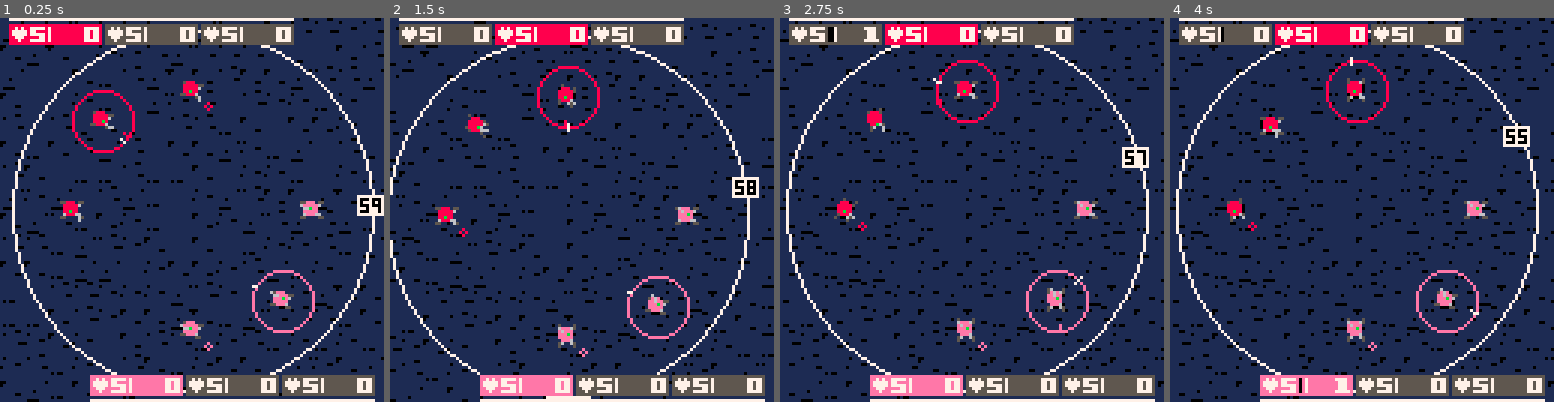
Above: before the commit, frames 1-4 (left to right).
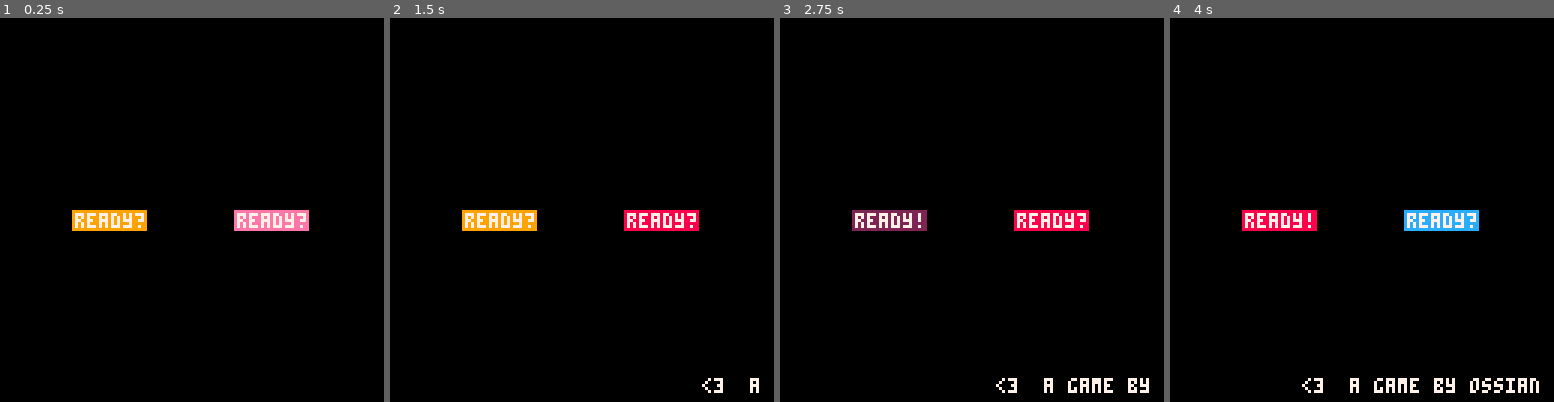
Above: after the commit, the same moments.

Repository: catnipped/pico1
Game: PICO-8 cartridge pico1.p8
Same seed, same stepped clock (60 frames per second), same inputs: the game is played once before the commit and once after it.
Inputs:
- Up to frame 1 (0.25 s): no input
- Up to frame 2 (1.5 s): tap X (X key) at 0.33, 1.07 s; tap O (Z key) at 0.7 s
- Up to frame 3 (2.75 s): hold Right 1.6-2.1 s; hold P2 Left 1.6-2.1 s; tap O (Z key) at 1.7, 2.1, 2.5 s; tap X (X key) at 1.85 s; hold Up 2.15-2.42 s; hold P2 Down 2.15-2.42 s; hold Right from 2.47 s (still down); hold P2 Left from 2.47 s (still down)
- Up to frame 4 (4 s): tap O (Z key) at 2.9, 3.3, 3.7 s; tap X (X key) at 2.97 s; release Right at 3.03 s; release P2 Left at 3.03 s; hold Left 3.08-3.58 s; hold P2 Right 3.08-3.58 s; hold Down 3.63-3.97 s; hold P2 Up 3.63-3.97 s

The runs differ from the first frame. In frame 1, 95% of the frame differs, in the area x 0-100%, y 0-100%; in frame 2, 95%; in frame 3, 94%; in frame 4, 94%.

Commit message:
start screen!

Diff:
--- a/pico1.p8
+++ b/pico1.p8
@@ -2,12 +2,19 @@
 version 5
 __lua__
 
+credits = {}
+credits.s = "                                   <3  a game by ossian boren. <3  super special thanks to: erik svedang, peter bjorklund, anna elwing. <3"
+credits.p = 1
+game_start = false
+start_counter = 30
+end_counter = 90
 deadzone = 0.01
 playercolors = {2,3,4,8,9,12,13,14}
+numberofcolors = 8
 center = {}
 center.x = 64
 center.y = 64
-arena = 60
+arena = 65
 sprite = 8
 maintimer = 60 * 30
 freeze = 0
@@ -19,6 +26,8 @@
 car = {}
 
 p1 = {}
+p1.ready = false
+p1.wins = 0
 p1.nr = 1
 p1.clr = 3
 p1.x = 0
@@ -29,6 +38,8 @@
 p1.guage = 5
 
 p2 = {}
+p2.ready = false
+p2.wins = 0
 p2.nr = 2
 p2.clr = 14
 p2.x = 0
@@ -520,24 +531,27 @@
   if p.guage > 5 then p.guage = 5 end
 end
 
-function _init()
-  cls()
-  function randomizeclr()
-    p1.clr = playercolors[flr(rnd(8)+1)]
-    del(playercolors,p1.clr)
-    p2.clr = playercolors[flr(rnd(7)+1)]
-  end
-  randomizeclr()
-
-  --generate background
-  for x=0,24,1 do
-    for y=0,24,1 do
-      mset(x,y,flr(rnd(6)+1))
-    end
-  end
-  --
-
-  --initiate cars
+function drawshield(x,y,p)
+  if p.guage >= 1 then
+    line(x,y,x+(94*(p.guage/5)),y,7)
+    if p.guage < 2.5 then line(x,y,x+(94*(p.guage/5)),y,10) end
+    for c = 1*p.nr,3*p.nr do
+      if car[c].shield == true and every(2,4) == true then
+        line(x,y,x+(94*(p.guage/5)),y,11)
+      end
+    end
+  elseif p.guage < 1 and every(2,3) == true then
+    line(x,y,x+(94*(p.guage/5)),y,7)
+  end
+end
+
+function randomizeclr(plr)
+  plr.clr = playercolors[flr(rnd(numberofcolors)+1)]
+  del(playercolors,plr.clr)
+  numberofcolors -= 1
+end
+
+function initiate_cars()
   for x=1,3 do
     carspawn(x,p1)
   end
@@ -567,12 +581,14 @@
 
   car[1].active = true
   car[4].active = true
-
-
-  --
-end
-
-function _update()
+end
+
+function _init()
+  cls()
+end
+
+function game_update()
+  if start_counter > 0 then start_counter -= 1 end
   if freeze > 0 then
     freeze -= 1
     return
@@ -583,38 +599,39 @@
     frames = 0
   end
 
-  --controls
-  for x = 1,3 do
-    control_active(car[x],p1)
-  end
-
-  for x = 4,6 do
-    control_active(car[x],p2)
-  end
-
-  if btnp(4,0) then
-    switch(p1)
-  end
-
-  if btnp(4,1) then
-    switch(p2)
-  end
-
-  if btn(5,0) and btn(4,0) then
-    brake(p1)
-  end
-
-  if btn(5,1) and btn(4,1) then
-    brake(p2)
-  end
-
-  current_car(p1)
-  current_car(p2)
-
-  --camera
-  cam.x = lerp(cam.x, lerp(64,lerp(p1.x,p2.x,0.5),0.5)-64, 0.05)
-  cam.y = lerp(cam.y, lerp(64,lerp(p1.y,p2.y,0.5),0.5)-64, 0.05)
-
+  if start_counter == 0 then
+    --controls
+    for x = 1,3 do
+      control_active(car[x],p1)
+    end
+
+    for x = 4,6 do
+      control_active(car[x],p2)
+    end
+
+    if btnp(4,0) then
+      switch(p1)
+    end
+
+    if btnp(4,1) then
+      switch(p2)
+    end
+
+    if btn(5,0) and btn(4,0) then
+      brake(p1)
+    end
+
+    if btn(5,1) and btn(4,1) then
+      brake(p2)
+    end
+
+    current_car(p1)
+    current_car(p2)
+
+    --camera
+    cam.x = lerp(cam.x, lerp(64,lerp(p1.x,p2.x,0.5),0.5)-64, 0.05)
+    cam.y = lerp(cam.y, lerp(64,lerp(p1.y,p2.y,0.5),0.5)-64, 0.05)
+  end
   --turret
   for x = 1,3 do
     turret(car[x],4,6)
@@ -661,7 +678,7 @@
     elseif car[x].hp < 2 then car[x].status = "danger" end
   end
   -- sudden death
-  maintimer -= 1
+  if start_counter == 0 then maintimer -= 1 end
   if arena > 25 then
     if maintimer <= 0 then arena -= 0.03 end
   end
@@ -676,24 +693,27 @@
   end
   if p2.deathcount == 3 then p1.winner = true end
   p2.deathcount = 0
-end
-
-function drawshield(x,y,p)
-  if p.guage >= 1 then
-    line(x,y,x+(94*(p.guage/5)),y,7)
-    if p.guage < 2.5 then line(x,y,x+(94*(p.guage/5)),y,10) end
-    for c = 1*p.nr,3*p.nr do
-      if car[c].shield == true and every(2,4) == true then
-        line(x,y,x+(94*(p.guage/5)),y,11)
-      end
-    end
-  elseif p.guage < 1 and every(2,3) == true then
-    line(x,y,x+(94*(p.guage/5)),y,7)
-  end
-end
-
-function _draw()
-  cls()
+  if p1.winner == true or p2.winner == true then end_counter -= 1 end
+  if end_counter < 0 then
+    if p1.winner == true then
+      p1.wins += 1
+      p2.ready = false
+      p2.wins = 0
+      add(playercolors,p2.clr)
+    end
+    if p2.winner == true then
+      p2.wins += 1
+      p1.ready = false
+      p1.wins = 0
+      add(playercolors,p1.clr)
+    end
+    game_start = false
+  end
+end
+
+
+function game_draw()
+
   map(0,0,-32,-32,24,24)
 
   for x=1,6 do
@@ -728,7 +748,7 @@
   drawshield(cam.x+3,cam.y,p1)
   drawshield(cam.x+30,cam.y+127,p2)
 
-  if maintimer >= 0 then
+  if maintimer >= 0 and start_counter == 0 then
     local x = center.x+arena*sin(maintimer/1800-0.25)
     local y = center.y+arena*cos(maintimer/1800-0.25)
 
@@ -758,6 +778,95 @@
     spr(86,cam.x+52,cam.y+y,5,1)
   end
 
+  if start_counter > 0 then spr(70+(start_counter/30),center.x-3,center.y-3) end
+end
+
+function _update()
+  if game_start == false then
+    if btnp(4,0) == true then
+      p1.ready = true
+      randomizeclr(p1)
+    end
+    if btnp(4,1) == true then
+       p2.ready = true
+       randomizeclr(p2)
+    end
+    if p1.ready == true and btnp(5,0) == true then
+      p1.ready = false
+      p1.wins = 0
+      add(playercolors,p1.clr)
+      numberofcolors += 1
+      start_counter = 30
+    end
+    if p2.ready == true and btnp(5,1) == true then
+      p2.ready = false
+      p2.wins = 0
+      add(playercolors,p2.clr)
+      numberofcolors += 1
+      start_counter = 30
+    end
+    if p1.ready == true and p2.ready == true then
+      start_counter -= 1
+      if start_counter == 0 then
+        game_start = true
+        start_counter = 90
+        --generate background
+        for x=0,24,1 do
+          for y=0,24,1 do
+            mset(x,y,flr(rnd(6)+1))
+          end
+        end
+        initiate_cars()
+      end
+    end
+  end
+  if game_start == true then
+    game_update()
+  end
+end
+
+function title_draw()
+  camera(0,0)
+  if p1.ready == false then
+    local x = center.x-40
+    local y = center.y
+    rectfill(x,y,x+24,y+6,playercolors[flr(rnd(numberofcolors)+1)])
+    print("ready?",x+1,y+1,7)
+  elseif p1.ready == true then
+    local x = center.x-40
+    local y = center.y
+    rectfill(x,y,x+24,y+6,p1.clr)
+    print("ready!",x+1,y+1,7)
+  end
+  if p2.ready == false then
+    local x = center.x+14
+    local y = center.y
+    rectfill(x,y,x+24,y+6,playercolors[flr(rnd(numberofcolors)+1)])
+    print("ready?",x+1,y+1,7)
+  elseif p2.ready == true then
+    local x = center.x+14
+    local y = center.y
+    rectfill(x,y,x+24,y+6,p2.clr)
+    print("ready!",x+1,y+1,7)
+  end
+
+  if p1.wins > 0 then print("wins:" .. p1.wins, center.x-40, center.y+10,6) end
+  if p2.wins > 0 then print("wins:" .. p2.wins, center.x+14,center.y+10,6) end
+
+
+  print(sub(credits.s,1+credits.p,32+credits.p),0,120,7)
+  credits.p += 0.2
+  if credits.p > #credits.s then credits.p = 1 end
+end
+
+function _draw()
+  cls()
+  if game_start == false then
+    title_draw()
+  end
+  if game_start == true then
+    game_draw()
+  end
 end
 
 __gfx__
Not shown, changed: todo.md
